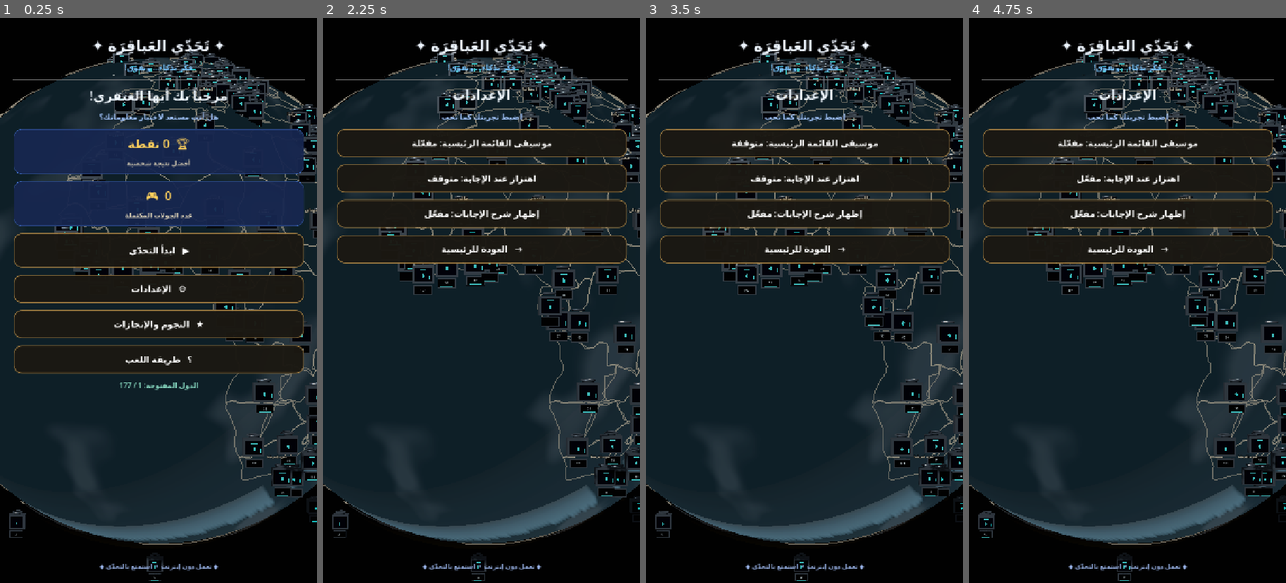
Above: before the commit, frames 1-4 (left to right).
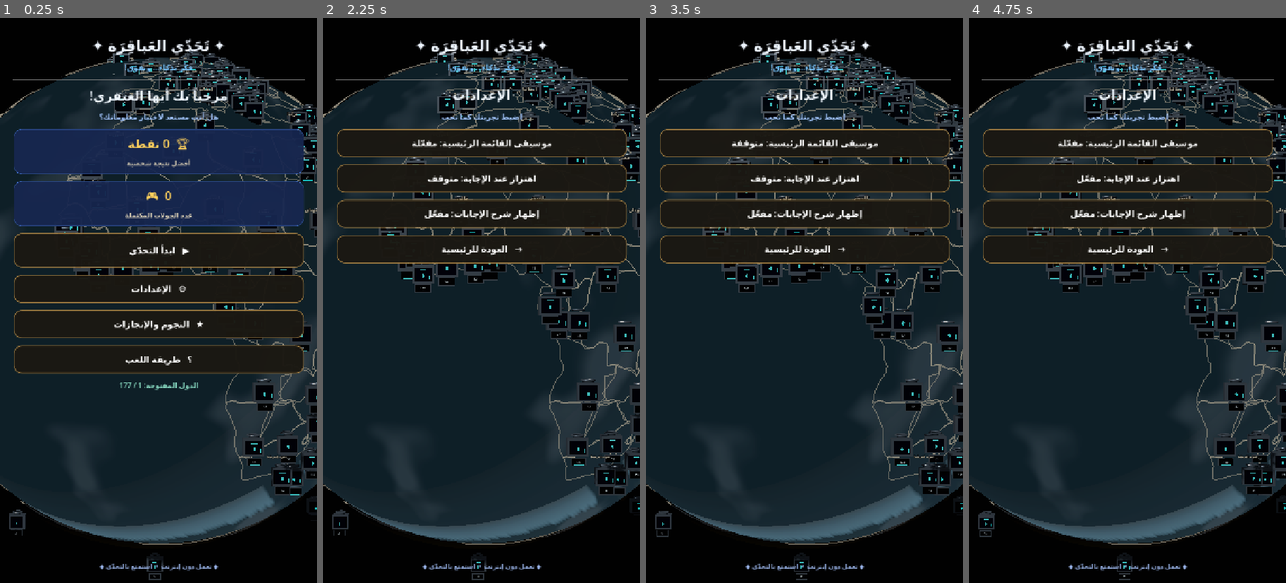
Above: after the commit, the same moments.

Repository: mahdialloui01-art/challenge-
Game: Godot game, scene res://scenes/main.tscn
Two runs of this game, one before a commit and one after it. Both use one fixed random seed, a clock stepped at 60 frames per second and the inputs below.
Inputs:
- Up to frame 1 (0.25 s): no input
- Up to frame 2 (2.25 s): click "▶ ابدأ التحدّي" at 0.5 s; click "⌂ الرئيسية" at 1.25 s; click "⚙ الإعدادات" at 2 s
- Up to frame 3 (3.5 s): click "موسيقى القائمة الرئيسية: مفعّ…" at 2.75 s
- Up to frame 4 (4.75 s): click "موسيقى القائمة الرئيسية: متوق…" at 3.5 s; click "اهتزاز عند الإجابة: متوقف" at 4.25 s

The runs differ from the first frame. In frame 1, 0.8% of the frame differs, in the area x 2-100%, y 9-100%; in frame 2, 1.3%, in the area x 3-100%, y 9-100%; in frame 3, 1.3%; in frame 4, 1.3%.

Commit message:
Reduce sequence number box to 90% of current size

Diff:
--- a/scripts/world_globe.gd
+++ b/scripts/world_globe.gd
@@ -478,18 +478,18 @@
         var number_frame := MeshInstance3D.new()
         number_frame.name = "SequenceNumberFrame"
         var frame_mesh := BoxMesh.new()
-        frame_mesh.size = Vector3(0.155, 0.082, 0.010)
+        frame_mesh.size = Vector3(0.1395, 0.0738, 0.009)
         number_frame.mesh = frame_mesh
-        number_frame.position = Vector3(0.0, -0.132, 0.052)
+        number_frame.position = Vector3(0.0, -0.1188, 0.052)
         number_frame.material_override = titanium
         lock_root.add_child(number_frame)
 
         var number_plate := MeshInstance3D.new()
         number_plate.name = "SequenceNumberPlate"
         var plate_mesh := BoxMesh.new()
-        plate_mesh.size = Vector3(0.139, 0.065, 0.008)
+        plate_mesh.size = Vector3(0.1251, 0.0585, 0.0072)
         number_plate.mesh = plate_mesh
-        number_plate.position = Vector3(0.0, -0.132, 0.060)
+        number_plate.position = Vector3(0.0, -0.1188, 0.060)
         var plate_material := StandardMaterial3D.new()
         plate_material.albedo_color = Color(0.008, 0.025, 0.042, 1.0)
         plate_material.metallic = 0.72
@@ -503,9 +503,9 @@
         var number_accent := MeshInstance3D.new()
         number_accent.name = "SequenceNumberAccent"
         var accent_mesh := BoxMesh.new()
-        accent_mesh.size = Vector3(0.100, 0.003, 0.003)
+        accent_mesh.size = Vector3(0.090, 0.0027, 0.0027)
         number_accent.mesh = accent_mesh
-        number_accent.position = Vector3(0.0, -0.163, 0.066)
+        number_accent.position = Vector3(0.0, -0.1467, 0.066)
         number_accent.material_override = cyan
         lock_root.add_child(number_accent)
 
@@ -520,7 +520,7 @@
         order_label.modulate = Color(0.92, 0.99, 1.0, 1.0)
         order_label.outline_size = 3
         order_label.outline_modulate = Color(0.004, 0.018, 0.03, 1.0)
-        order_label.position = Vector3(0.0, -0.132, 0.068)
+        order_label.position = Vector3(0.0, -0.1188, 0.068)
         # Keep the sequence number proportional to its compact metal plaque.
         order_label.scale = Vector3.ONE
         order_label.horizontal_alignment = HORIZONTAL_ALIGNMENT_CENTER
